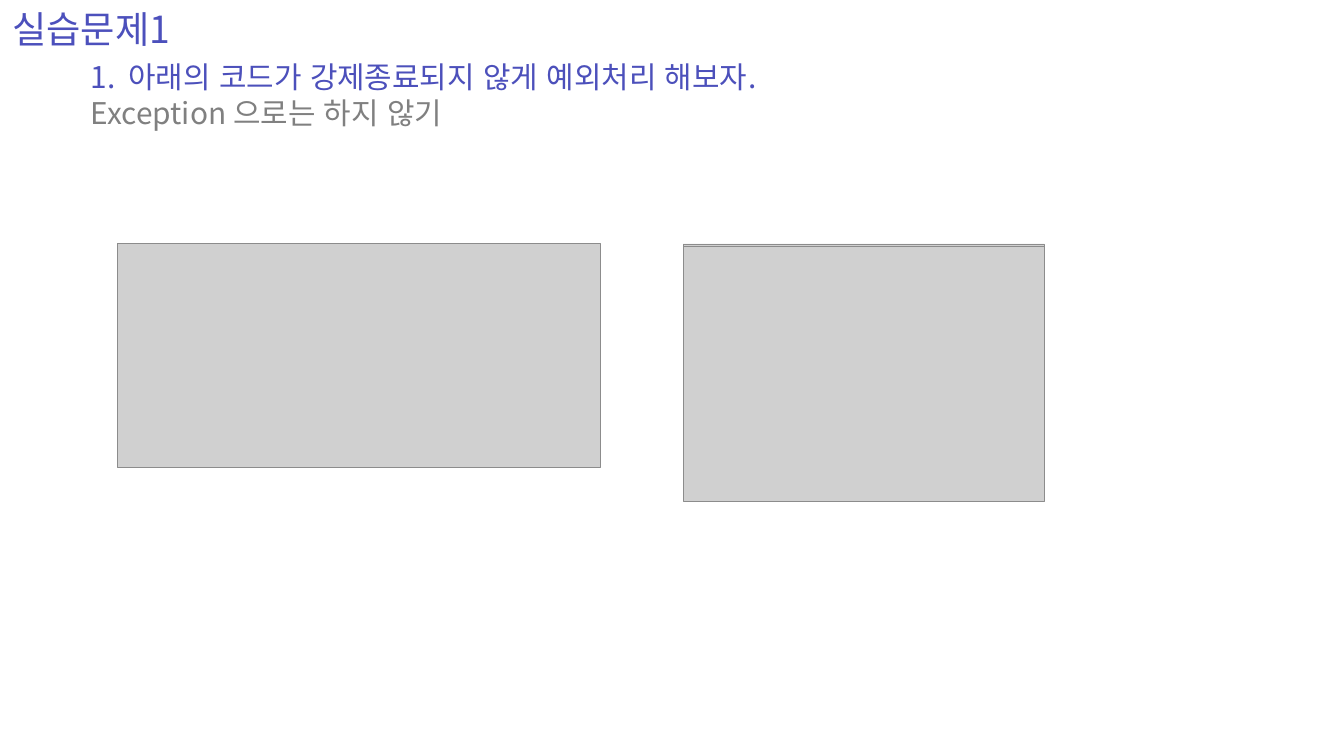
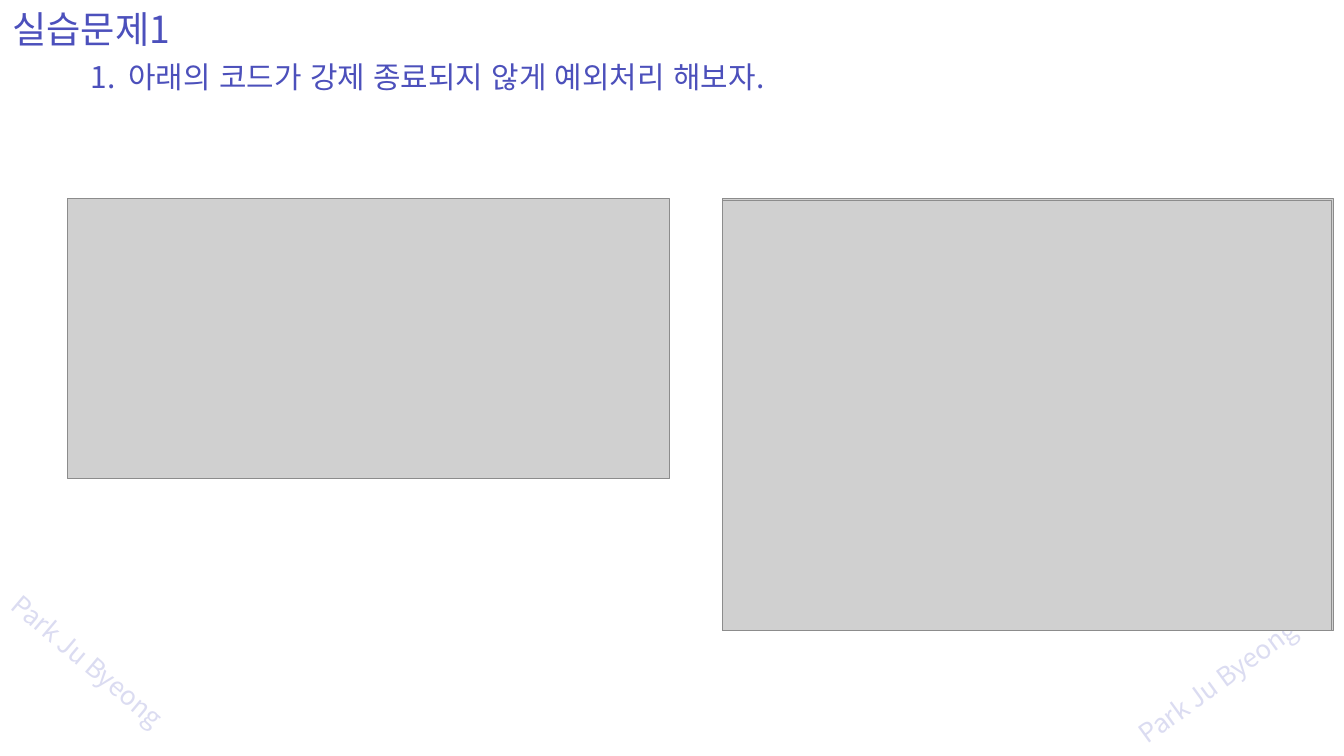
Before and after one commit to zest132/JavaLecture, a slide deck: slide 33 of JavaLecture/LectureFile/java 12강 예외처리.pptx (slide 31 before the commit). Drawn at 1344x756 pixels with LibreOffice and Linux fonts; fonts in the diff are those of the drawing; grey boxes stand for pictures. Boxes give left, top, right and bottom in pixels: in the first picture for what was removed or moved away, otherwise in the second. Text is boxed around its words. In the diff, an @@ line names an element or a change of style, - is before the commit and + after.

Commit message:
12강 예외처리 자료 수정

```diff
--- a/JavaLecture/LectureFile/java 12강 예외처리.pptx
+++ b/JavaLecture/LectureFile/java 12강 예외처리.pptx
@@ text at (x1=128, y1=63, x2=764, y2=91): text changed @@
-1. 아래의 코드가 강제종료되지 않게 예외처리 해보자.
-Exception 으로는 하지 않기
+1. 아래의 코드가 강제 종료되지 않게 예외처리 해보자.
@@ picture resized from (x1=118, y1=243, x2=600, y2=468) to (x1=67, y1=199, x2=669, y2=479) @@
@@ picture resized from (x1=683, y1=244, x2=1045, y2=499) to (x1=722, y1=199, x2=1334, y2=630) @@
@@ picture resized from (x1=683, y1=247, x2=1045, y2=501) to (x1=722, y1=200, x2=1331, y2=630) @@
@@ text added at (x1=0, y1=582, x2=209, y2=756), 28 pt, text #4C50BC at 20% opacity @@
+Park Ju Byeong
@@ text added at (x1=1125, y1=582, x2=1344, y2=756), 28 pt, text #4C50BC at 20% opacity @@
+Park Ju Byeong
```
Also in this commit, not shown: 48 other slides changed, 4 slides added, 1 slide removed, 2 other files.
